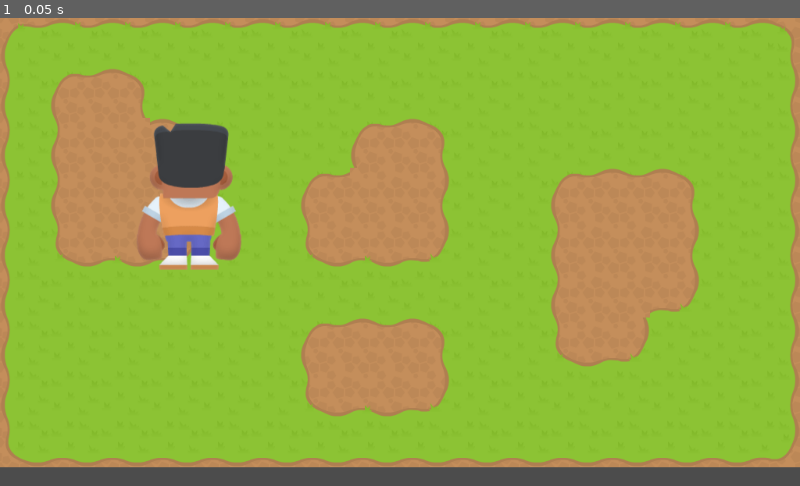
Above: before the commit, frame 1.
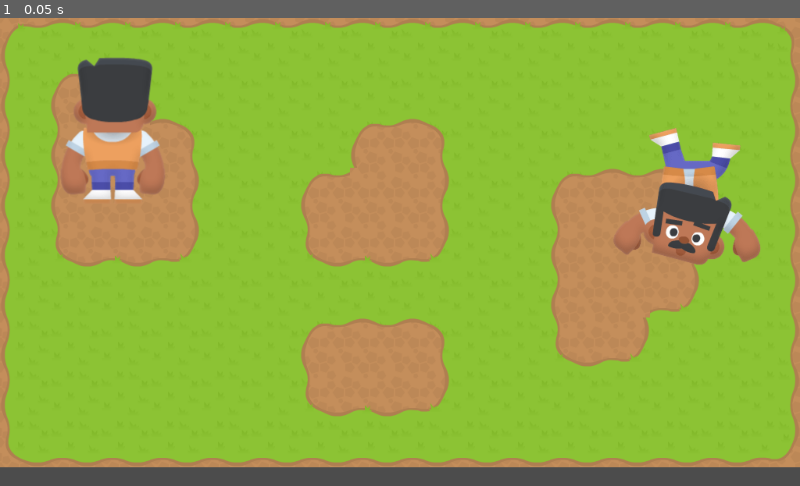
Above: after the commit, the same moment.

Repository: ndchoate/ZombieGame
Game: Godot game, scene res://World/World.tscn
The game is run twice, just before and just after one commit, with the same random seed, the same clock (stepped at 60 frames per second) and the same inputs.
Inputs:
- Up to frame 1 (0.05 s): no input

The runs differ from the first frame. In frame 1, 7.4% of the frame differs, in the area x 7-96%, y 8-54%.

Commit message:
Implement static splitscreen

Diff:
--- /dev/null
+++ b/Main.gd
@@ -0,0 +1,31 @@
+extends Node
+
+# Implemented this using an awesome KidsCanCode tutorial:
+# https://www.youtube.com/watch?v=QsfG8J50hP8&feature=emb_title
+
+onready var viewport1 = $"HBoxContainer/ViewportContainer1/Viewport"
+onready var viewport2 = $"HBoxContainer/ViewportContainer2/Viewport"
+onready var camera1 = $"HBoxContainer/ViewportContainer1/Viewport/Player1Camera"
+onready var camera2 = $"HBoxContainer/ViewportContainer2/Viewport/Player2Camera"
+onready var world = $"HBoxContainer/ViewportContainer1/Viewport/World"
+
+
+func _ready():
+	viewport2.world_2d = viewport1.world_2d
+	camera1.target = world.get_node("YSort/Player")
+	camera2.target = world.get_node("YSort/Player2")
+
+	# The tutorial had their world laid out in a TileMap node. Need to figure out
+	# if you should do things that way, or find a different way to set camera
+	# limits
+	#set_camera_limits()
+
+
+func set_camera_limits():
+	var map_limits = world.get_used_rect()
+	var map_cellsize = world.cell_size
+	for cam in [camera1, camera2]:
+		cam.limit_left = map_limits.position.x * map_cellsize.x
+		cam.limit_right = map_limits.end.x * map_cellsize.x
+		cam.limit_top = map_limits.position.y * map_cellsize.y
+		cam.limit_bottom = map_limits.end.y * map_cellsize.y
--- /dev/null
+++ b/Main.tscn
@@ -0,0 +1,52 @@
+[gd_scene load_steps=5 format=2]
+
+[ext_resource path="res://World/World.tscn" type="PackedScene" id=1]
+[ext_resource path="res://Main.gd" type="Script" id=2]
+[ext_resource path="res://Player1Camera.gd" type="Script" id=3]
+[ext_resource path="res://Player2Camera.gd" type="Script" id=4]
+
+[node name="Main" type="Node"]
+script = ExtResource( 2 )
+
+[node name="HBoxContainer" type="HBoxContainer" parent="."]
+anchor_right = 1.0
+anchor_bottom = 1.0
+alignment = 1
+__meta__ = {
+"_edit_use_anchors_": false
+}
+
+[node name="ViewportContainer1" type="ViewportContainer" parent="HBoxContainer"]
+margin_right = 510.0
+margin_bottom = 600.0
+size_flags_horizontal = 3
+stretch = true
+
+[node name="Viewport" type="Viewport" parent="HBoxContainer/ViewportContainer1"]
+size = Vector2( 510, 600 )
+handle_input_locally = false
+render_target_update_mode = 3
+
+[node name="Player1Camera" type="Camera2D" parent="HBoxContainer/ViewportContainer1/Viewport"]
+current = true
+zoom = Vector2( 0.5, 0.5 )
+script = ExtResource( 3 )
+
+[node name="World" parent="HBoxContainer/ViewportContainer1/Viewport" instance=ExtResource( 1 )]
+
+[node name="ViewportContainer2" type="ViewportContainer" parent="HBoxContainer"]
+margin_left = 514.0
+margin_right = 1024.0
+margin_bottom = 600.0
+size_flags_horizontal = 3
+stretch = true
+
+[node name="Viewport" type="Viewport" parent="HBoxContainer/ViewportContainer2"]
+size = Vector2( 510, 600 )
+handle_input_locally = false
+render_target_update_mode = 3
+
+[node name="Player2Camera" type="Camera2D" parent="HBoxContainer/ViewportContainer2/Viewport"]
+current = true
+zoom = Vector2( 0.5, 0.5 )
+script = ExtResource( 4 )
--- /dev/null
+++ b/Player1Camera.gd
@@ -0,0 +1,9 @@
+extends Camera2D
+
+
+var target = null
+
+
+func _physics_process(delta):
+	if target:
+		position = target.position
--- /dev/null
+++ b/Player2Camera.gd
@@ -0,0 +1,9 @@
+extends Camera2D
+
+
+var target = null
+
+
+func _physics_process(delta):
+	if target:
+		position = target.position
--- a/Players/Player.tscn
+++ b/Players/Player.tscn
@@ -11,7 +11,7 @@
 resource_name = "IdleDown"
 length = 0.1
 tracks/0/type = "value"
-tracks/0/path = NodePath("Sprite:frame")
+tracks/0/path = NodePath("../Player/Sprite:frame")
 tracks/0/interp = 1
 tracks/0/loop_wrap = true
 tracks/0/imported = false
@@ -27,7 +27,7 @@
 resource_name = "IdleUp"
 length = 0.1
 tracks/0/type = "value"
-tracks/0/path = NodePath("Sprite:frame")
+tracks/0/path = NodePath("../Player/Sprite:frame")
 tracks/0/interp = 1
 tracks/0/loop_wrap = true
 tracks/0/imported = false
@@ -44,7 +44,7 @@
 length = 0.8
 loop = true
 tracks/0/type = "value"
-tracks/0/path = NodePath("Sprite:frame")
+tracks/0/path = NodePath("../Player/Sprite:frame")
 tracks/0/interp = 1
 tracks/0/loop_wrap = true
 tracks/0/imported = false
@@ -60,7 +60,7 @@
 length = 0.8
 loop = true
 tracks/0/type = "value"
-tracks/0/path = NodePath("Sprite:frame")
+tracks/0/path = NodePath("../Player/Sprite:frame")
 tracks/0/interp = 1
 tracks/0/loop_wrap = true
 tracks/0/imported = false
--- a/World/World.tscn
+++ b/World/World.tscn
@@ -15,4 +15,8 @@
 [node name="YSort" type="YSort" parent="."]
 
 [node name="Player" parent="YSort" instance=ExtResource( 3 )]
-position = Vector2( 241.864, 324.123 )
+position = Vector2( 144.357, 239.913 )
+
+[node name="Player2" parent="YSort" instance=ExtResource( 3 )]
+position = Vector2( 880.09, 359.58 )
+ID = 2
